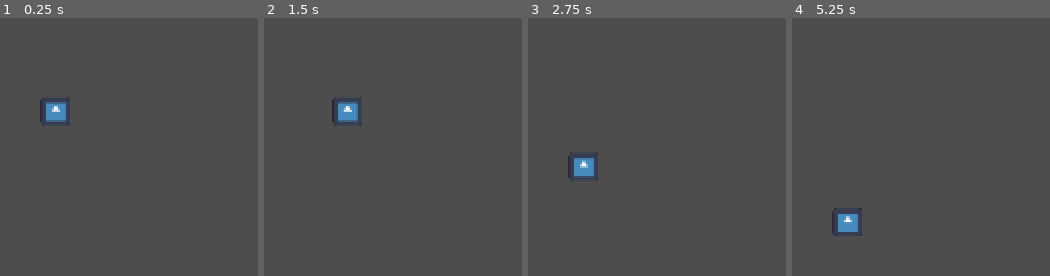
Above: before the commit, frames 1-4 (left to right).
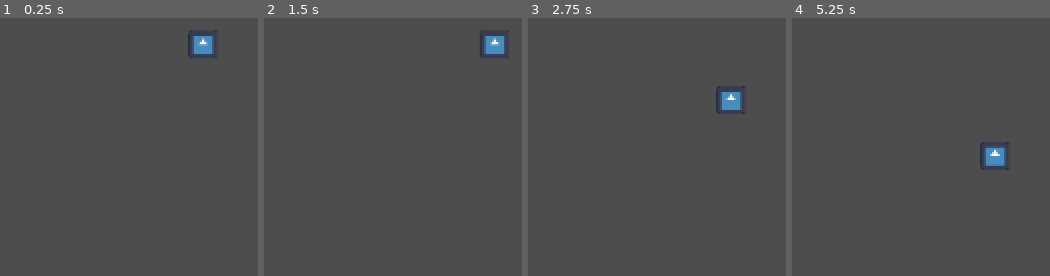
Above: after the commit, the same moments.

Repository: afourneaux/codename-matt-2026
Game: Godot game, scene res://scenes/game-root.tscn
Two runs of this game, one before a commit and one after it. Both use one fixed random seed, a clock stepped at 60 frames per second and the inputs below. The engine's default icon, where the game draws it, is replaced by a stand-in: a white triangle on a blue panel in a dark square.
Inputs:
- Up to frame 1 (0.25 s): no input
- Up to frame 2 (1.5 s): tap Enter at 0.5 s; tap A (a) at 0.6 s; tap D (d) at 0.8, 1.35 s; tap Space at 1.25 s
- Up to frame 3 (2.75 s): tap S (s) at 1.55, 2.1 s; tap Enter at 2 s; tap A (a) at 2.3 s
- Up to frame 4 (5.25 s): tap Space at 2.75, 4.25 s; tap A (a) at 2.85, 4.55 s; tap D (d) at 3.05, 3.6 s; tap Enter at 3.5 s; tap S (s) at 3.8, 5.1 s; tap E (interact) at 4.35 s

The runs differ from the first frame. In frame 1, 1.4% of the frame differs, in the area x 15-84%, y 4-42%; in frame 2, 1.4%; in frame 3, 1.4%; in frame 4, 1.4%.

Commit message:
adding static body to world boundary

Diff:
--- a/scenes/game-root.tscn
+++ b/scenes/game-root.tscn
@@ -38,4 +38,4 @@
 offset_bottom = 40.0
 
 [node name="CharacterBody2D" parent="." unique_id=1295364437 instance=ExtResource("1_r4o3l")]
-position = Vector2(177, 370)
+position = Vector2(283, 322)
--- a/scenes/rooms/room.tscn
+++ b/scenes/rooms/room.tscn
@@ -55,6 +55,11 @@
 rotation = 2.3561945
 scale = Vector2(0.99999994, 0.99999994)
 
+[node name="StaticBody2D" type="StaticBody2D" parent="Walls/Corner0" unique_id=642653492]
+
+[node name="CollisionShape2D" type="CollisionShape2D" parent="Walls/Corner0/StaticBody2D" unique_id=804842876]
+shape = SubResource("WorldBoundaryShape2D_ab2as")
+
 [node name="CollisionShape2D" type="CollisionShape2D" parent="Walls/Corner0" unique_id=1679859034]
 shape = SubResource("WorldBoundaryShape2D_ab2as")
 
@@ -66,12 +71,22 @@
 [node name="CollisionShape2D" type="CollisionShape2D" parent="Walls/Corner1" unique_id=2105026049]
 shape = SubResource("WorldBoundaryShape2D_ab2as")
 
+[node name="StaticBody2D" type="StaticBody2D" parent="Walls/Corner1" unique_id=416735356]
+
+[node name="CollisionShape2D" type="CollisionShape2D" parent="Walls/Corner1/StaticBody2D" unique_id=900409834]
+shape = SubResource("WorldBoundaryShape2D_ab2as")
+
 [node name="Corner2" type="Area2D" parent="Walls" unique_id=1784473287]
 position = Vector2(275, 450)
 rotation = 0.7853982
 scale = Vector2(0.99999994, 0.99999994)
 
 [node name="CollisionShape2D" type="CollisionShape2D" parent="Walls/Corner2" unique_id=1222923729]
+shape = SubResource("WorldBoundaryShape2D_ab2as")
+
+[node name="StaticBody2D" type="StaticBody2D" parent="Walls/Corner2" unique_id=539504750]
+
+[node name="CollisionShape2D" type="CollisionShape2D" parent="Walls/Corner2/StaticBody2D" unique_id=1314492110]
 shape = SubResource("WorldBoundaryShape2D_ab2as")
 
 [node name="Corner3" type="Area2D" parent="Walls" unique_id=1595982040]
@@ -81,4 +96,9 @@
 [node name="CollisionShape2D" type="CollisionShape2D" parent="Walls/Corner3" unique_id=1149827835]
 shape = SubResource("WorldBoundaryShape2D_ab2as")
 
+[node name="StaticBody2D" type="StaticBody2D" parent="Walls/Corner3" unique_id=1239828177]
+
+[node name="CollisionShape2D" type="CollisionShape2D" parent="Walls/Corner3/StaticBody2D" unique_id=792657409]
+shape = SubResource("WorldBoundaryShape2D_ab2as")
+
 [node name="Doors" type="Node2D" parent="." unique_id=248849954]
